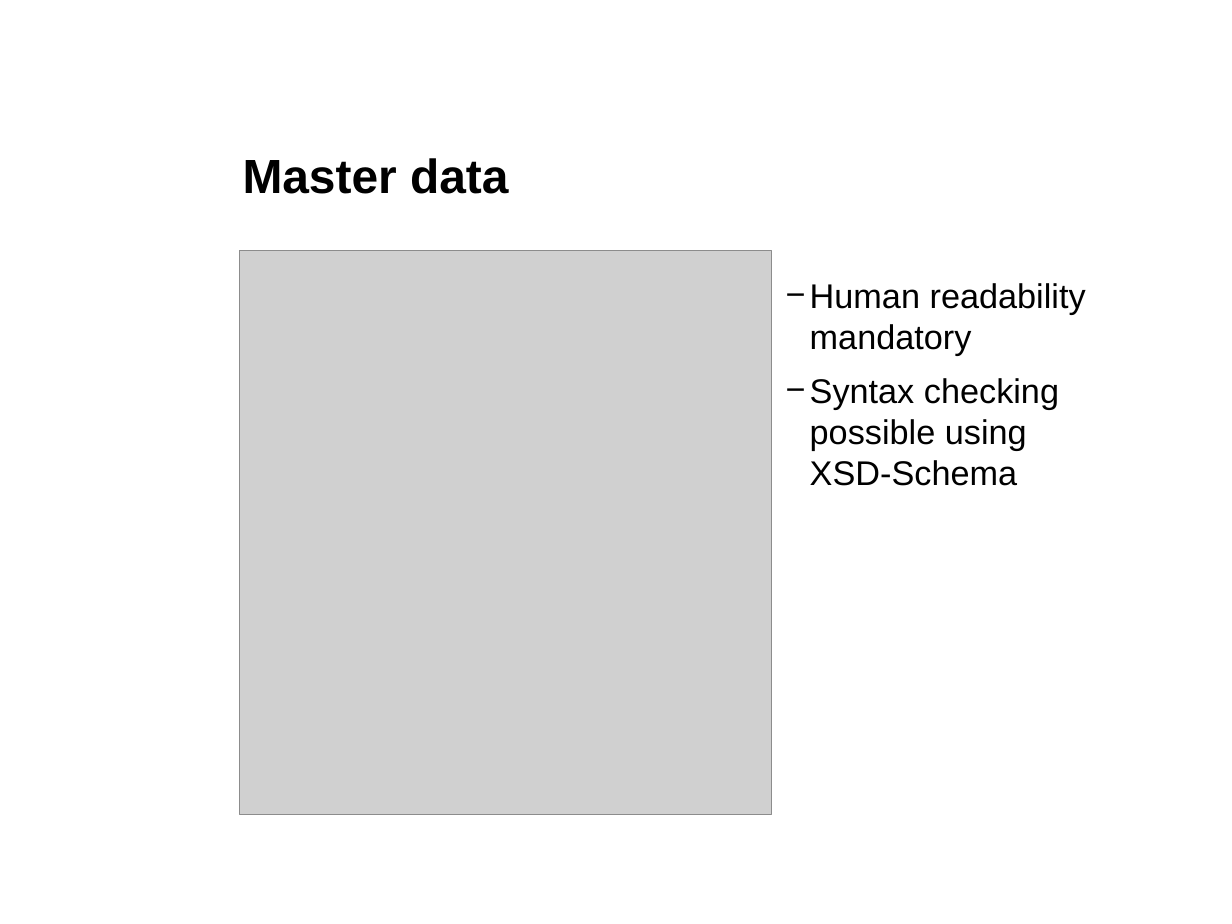
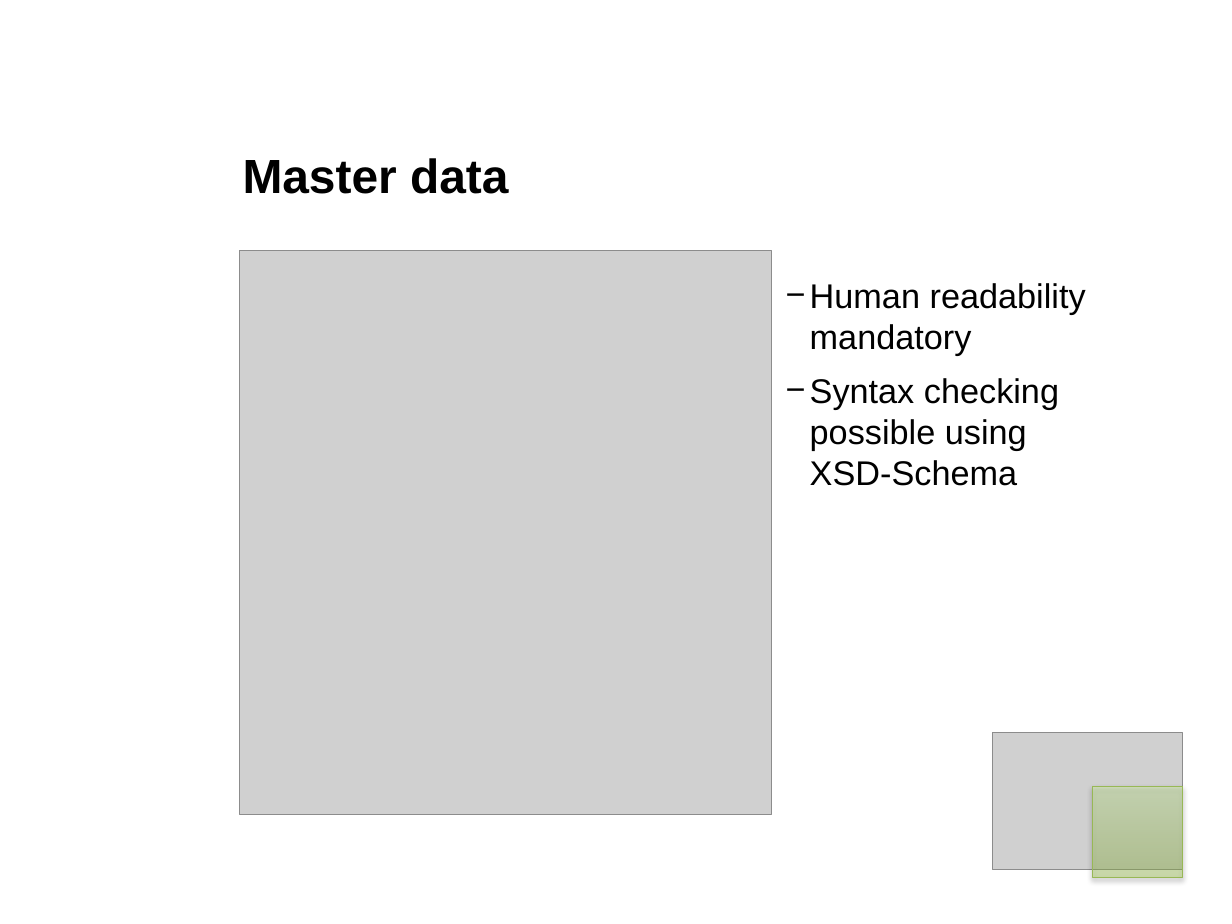
Before and after one commit to boskoop/comet-pinball, a slide deck: slide 18 of doc/presentation/presentation.pptx. Drawn at 1232x924 pixels with LibreOffice and Linux fonts; fonts in the diff are those of the drawing; grey boxes stand for pictures; background and template pictures are left out. Boxes give left, top, right and bottom in pixels: in the first picture for what was removed or moved away, otherwise in the second. Text is boxed around its words. In the diff, an @@ line names an element or a change of style, - is before the commit and + after.

```diff
--- a/doc/presentation/presentation.pptx
+++ b/doc/presentation/presentation.pptx
@@ picture added at [993,733,1183,870] @@
@@ rectangle added at [1093,787,1183,878], fill gradient #A0CA4A to #DAFFA5, outline #98B955 0.75 pt @@
```
Also in this commit, not shown: 2 other slides changed.
